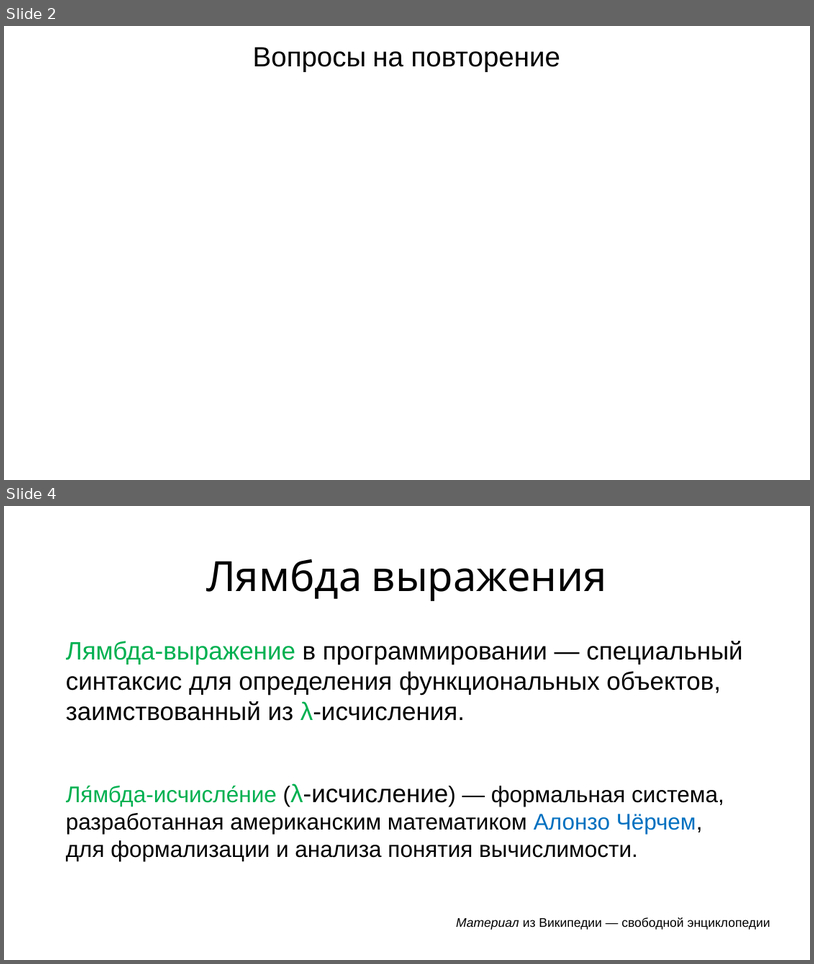
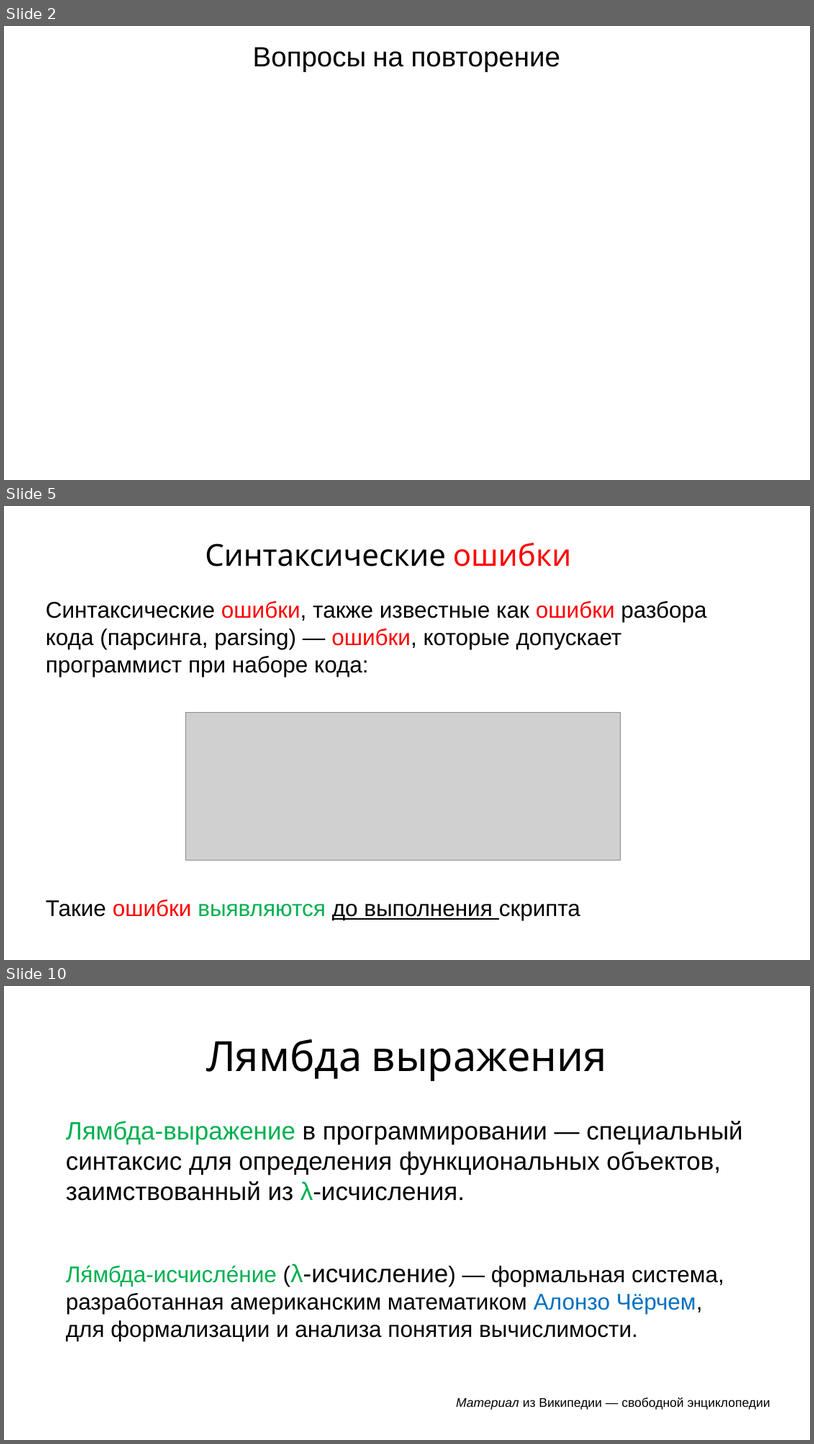
Before and after one commit to maxchv/LearnPython, a slide deck: week05/Exceptions.pptx. Shown one above the other, each under a label of ours: slides 2 and 4 before the commit, slides 2, 5 and 10 after it; the slides between them are not shown. The pictures are 814x964 and 814x1444 pixels, drawn with LibreOffice and Linux fonts; fonts in the diff are those of the drawing; grey boxes stand for pictures. Boxes give left, top, right and bottom in pixels: in the first picture for what was removed or moved away, otherwise in the second. Text is boxed around its words. In the diff, an @@ line names an element or a change of style, - is before the commit and + after.

```diff
--- a/week05/Exceptions.pptx
+++ b/week05/Exceptions.pptx
@@ slide 5 added at [4, 506, 810, 960], background #FFFFFF @@
@@ text added at [205, 543, 571, 566], 48 pt, text #000000 @@
+Синтаксические ошибки
@@ text added at [46, 601, 707, 677], 36 pt, text #000000 @@
+Синтаксические ошибки, также известные как ошибки разбора кода (парсинга, parsing) — ошибки, которые допускает программист при наборе кода:
@@ picture added at [185, 712, 620, 860] @@
@@ text added at [46, 899, 581, 920], 36 pt, text #000000 @@
+Такие ошибки выявляются до выполнения скрипта
@@ what was slide 4 is now slide 10 @@
```
Also in this commit, not shown: 1 slide changed, 6 other slides added, 1 slide removed, 1 other file.
